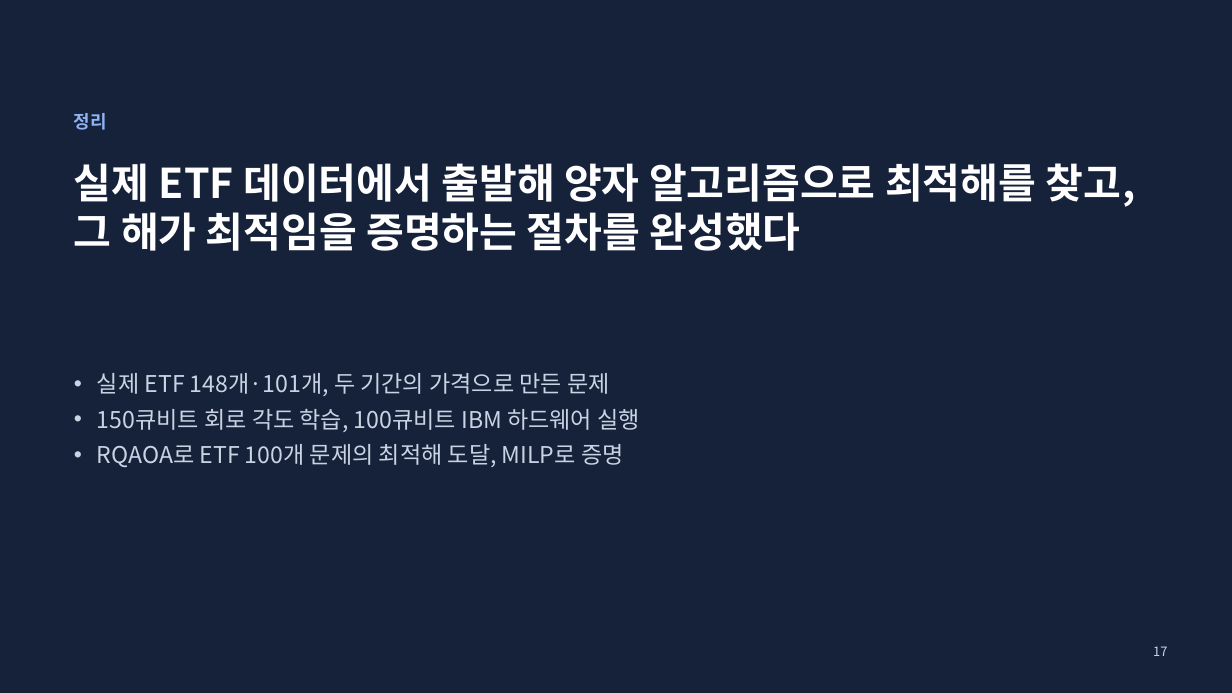
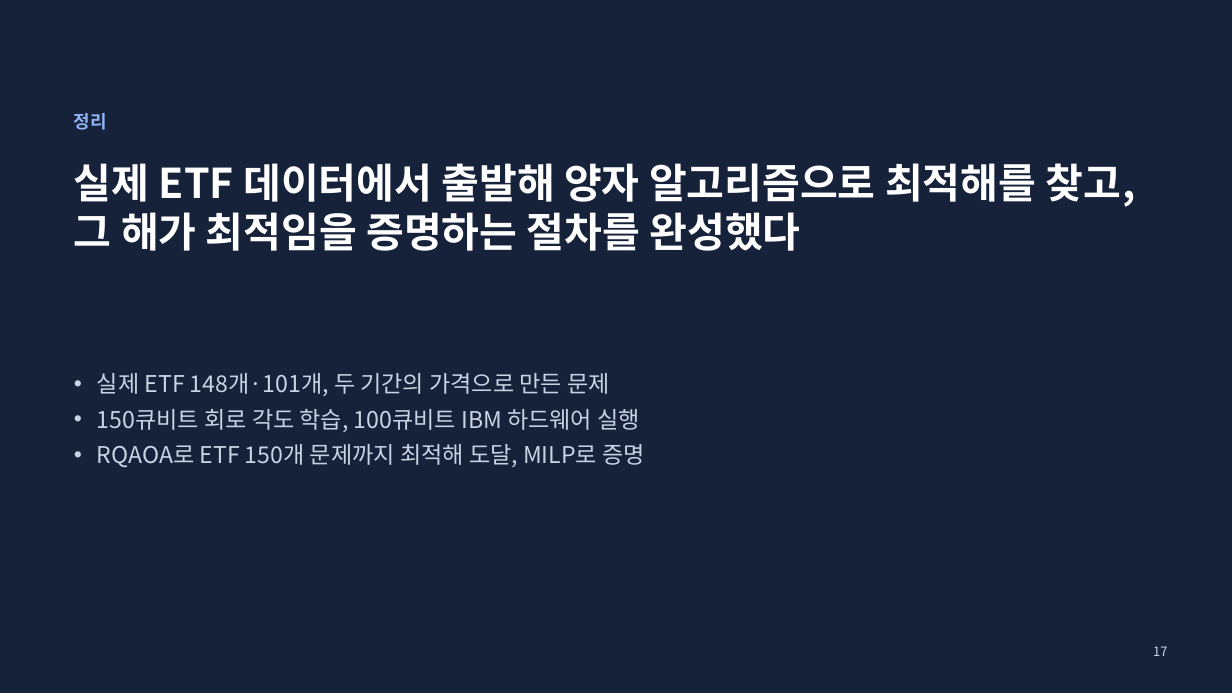
Before and after one commit to 202155570/norma-qaoa, a slide deck: slide 17 of docs/qaoa_achievements_2026-11-19.pptx. Drawn at 1232x693 pixels with LibreOffice and Linux fonts; fonts in the diff are those of the drawing. Boxes give left, top, right and bottom in pixels: in the first picture for what was removed or moved away, otherwise in the second. Text is boxed around its words. In the diff, an @@ line names an element or a change of style, - is before the commit and + after.

```diff
--- a/docs/qaoa_achievements_2026-11-19.pptx
+++ b/docs/qaoa_achievements_2026-11-19.pptx
@@ text at (x1=97, y1=444, x2=645, y2=467): text changed @@
-• RQAOA로 ETF 100개 문제의 최적해 도달, MILP로 증명
+• RQAOA로 ETF 150개 문제까지 최적해 도달, MILP로 증명
```
Also in this commit, not shown: 3 other slides changed, 6 other files.
